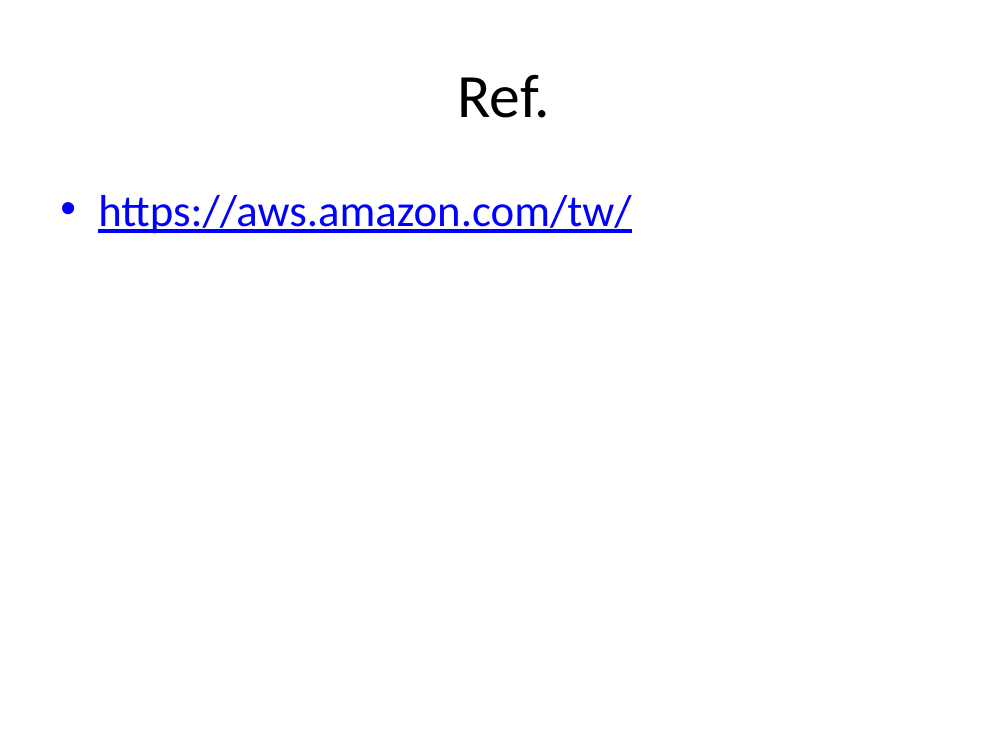
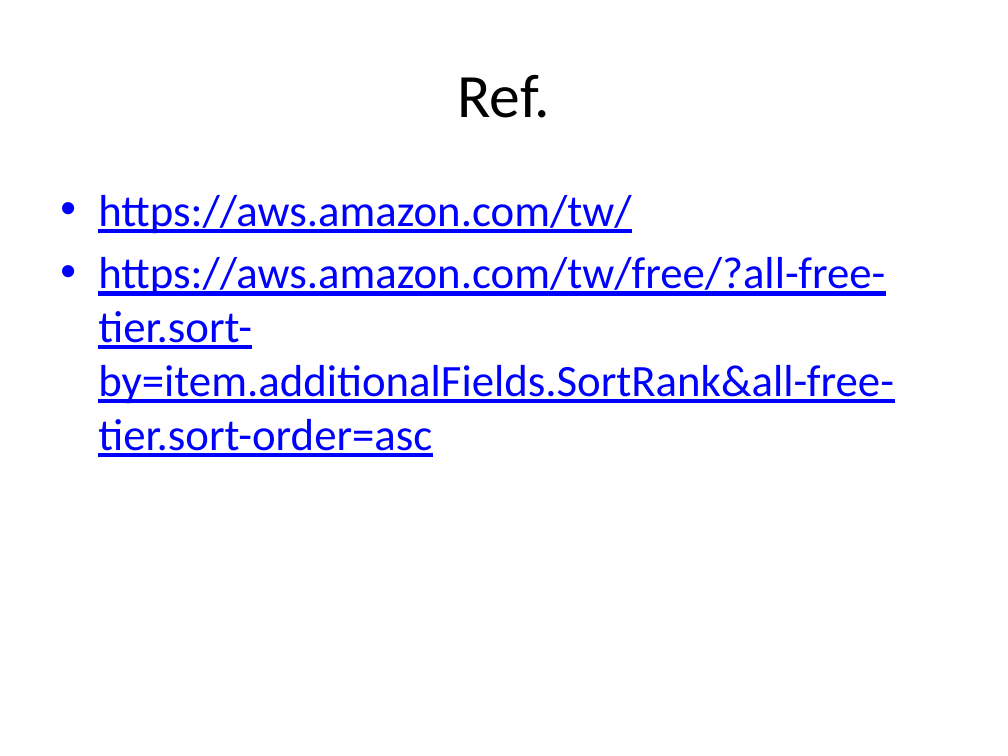
Before and after one commit to jimliu7434/microservice-sample, a slide deck: slide 3 of Microservice04.pptx. Drawn at 1008x756 pixels with LibreOffice and Linux fonts; fonts in the diff are those of the drawing. Boxes give left, top, right and bottom in pixels: in the first picture for what was removed or moved away, otherwise in the second. Text is boxed around its words. In the diff, an @@ line names an element or a change of style, - is before the commit and + after.

```diff
--- a/Microservice04.pptx
+++ b/Microservice04.pptx
@@ text at (98, 257, 894, 457): paragraph added @@
+• https://aws.amazon.com/tw/free/?all-free-tier.sort-by=item.additionalFields.SortRank&all-free-tier.sort-order=asc
```
Also in this commit, not shown: 1 other file.
